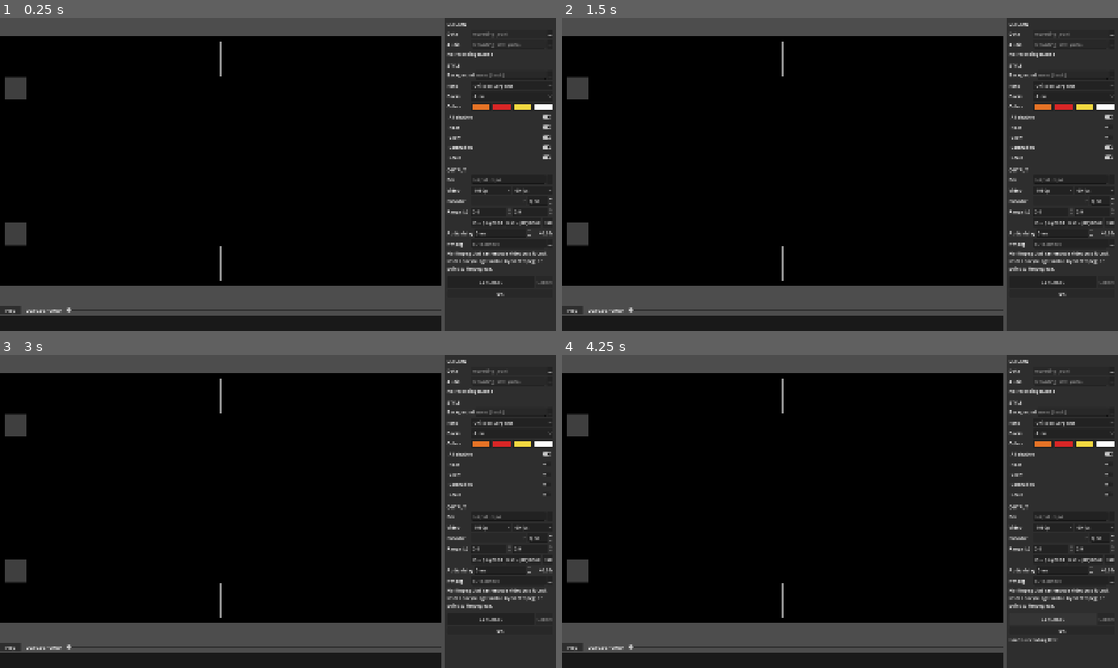
Above: before the commit, frames 1-4 (two rows, left to right).
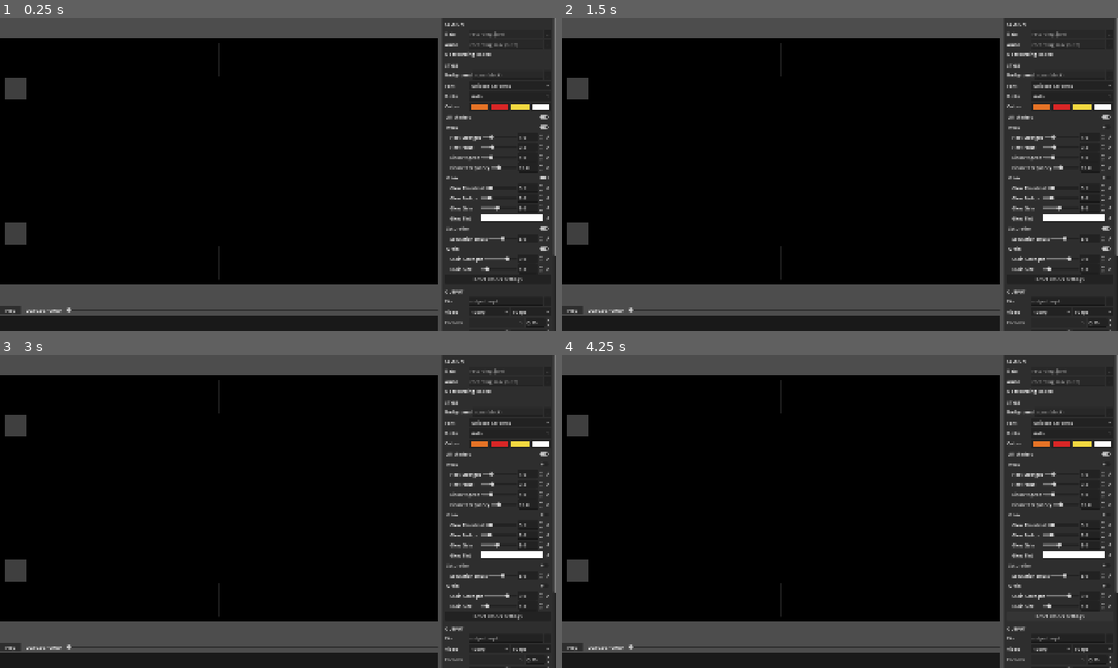
Above: after the commit, the same moments.

Repository: adufou/mix-visualizer
Game: Godot game, scene res://scenes/boot.tscn
The game is run twice, just before and just after one commit, with the same random seed, the same clock (stepped at 60 frames per second) and the same inputs. The engine's default icon, where the game draws it, is replaced by a stand-in: a white triangle on a blue panel in a dark square.
Inputs (mouse positions are in pixels of both pictures, inside the frame that each line leads up to):
- Up to frame 1 (0.25 s): no input
- Up to frame 2 (1.5 s): click "Heat" at 0.5 s; click "Glow" at 1.25 s
- Up to frame 3 (3 s): click "Saturation" at 2 s; click "Grain" at 2.75 s
- Up to frame 4 (4.25 s): click (1062, 614) at 3.5 s, where only the run after the commit has a clickable "Reset shader settings"

The runs differ from the first frame. In frame 1, 5.2% of the frame differs, in the area x 0-100%, y 0-100%; in frame 2, 5.2%; in frame 3, 5.1%; in frame 4, 5.2%.

Commit message:
feat: tune background shader params from editor sliders

Diff:
--- a/scenes/overlay.tscn
+++ b/scenes/overlay.tscn
@@ -15,10 +15,15 @@
 shader_parameter/bpm = 0.0
 shader_parameter/distort_speed = 1.0
 shader_parameter/distort_frequency = 12.0
+shader_parameter/heat_strength = 1.0
+shader_parameter/heat_pulse = 0.3
 shader_parameter/glow_threshold = 0.1
+shader_parameter/glow_radius = 3.0
+shader_parameter/glow_gain = 9.0
 shader_parameter/glow_tint = Color(1, 1, 1, 1)
 shader_parameter/saturation_boost = 8.0
 shader_parameter/grain_size = 1.6
+shader_parameter/grain_strength = 9.0
 shader_parameter/heat_enabled = true
 shader_parameter/glow_enabled = true
 shader_parameter/saturation_enabled = true
--- a/scripts/background_fx.gd
+++ b/scripts/background_fx.gd
@@ -5,7 +5,8 @@
 ## toward each new value — same smoothing approach as master_meter.gd.
 ## Also feeds the heat wobble a tempo sync (bpm, beat_phase, beat_pulse) taken
 ## from whichever deck currently dominates the mix (MixData.latest_levels).
-## Exposes per-effect and master on/off toggles for the esc menu.
+## Exposes per-effect and master on/off toggles plus per-effect tunables
+## for the editor sidebar.
 
 ## Effect name -> the shader's bool uniform gating that stage.
 const EFFECTS := {
@@ -13,6 +14,15 @@
 	"Glow": "glow_enabled",
 	"Saturation": "saturation_enabled",
 	"Grain": "grain_enabled",
+}
+
+## Effect name -> the shader's tunable uniforms shown as sliders under its
+## toggle. Floats take their slider range from the uniform's hint_range.
+const EFFECT_PARAMS := {
+	"Heat": ["heat_strength", "heat_pulse", "distort_speed", "distort_frequency"],
+	"Glow": ["glow_threshold", "glow_radius", "glow_gain", "glow_tint"],
+	"Saturation": ["saturation_boost"],
+	"Grain": ["grain_strength", "grain_size"],
 }
 
 const DECAY_SPEED := 10.0
@@ -37,11 +47,21 @@
 ## Kept so the master toggle can strip the material and put it back.
 @onready var _fx_material: ShaderMaterial = material
 var _effect_enabled := {}
+## Uniform name -> value at startup (the scene's material, else the shader's
+## own default), for the reset buttons.
+var _param_defaults := {}
 
 
 func _ready() -> void:
 	for effect in EFFECTS.keys():
 		set_effect_enabled(effect, true)
+	var shader_rid := _fx_material.shader.get_rid()
+	for params in EFFECT_PARAMS.values():
+		for param in params:
+			var value = _fx_material.get_shader_parameter(param)
+			if value == null:
+				value = RenderingServer.shader_get_parameter_default(shader_rid, param)
+			_param_defaults[param] = value
 
 
 func is_all_enabled() -> bool:
@@ -62,6 +82,27 @@
 func set_effect_enabled(effect: String, enabled: bool) -> void:
 	_effect_enabled[effect] = enabled
 	_fx_material.set_shader_parameter(EFFECTS[effect], enabled)
+
+
+func get_param(param: String) -> Variant:
+	var value = _fx_material.get_shader_parameter(param)
+	return _param_defaults[param] if value == null else value
+
+
+func get_param_default(param: String) -> Variant:
+	return _param_defaults[param]
+
+
+func set_param(param: String, value: Variant) -> void:
+	_fx_material.set_shader_parameter(param, value)
+
+
+## The shader's uniform description for `param` (type, hint, hint_string).
+func get_param_info(param: String) -> Dictionary:
+	for info in _fx_material.shader.get_shader_uniform_list():
+		if info["name"] == param:
+			return info
+	return {}
 
 
 func _process(delta: float) -> void:
--- a/scripts/editor.gd
+++ b/scripts/editor.gd
@@ -294,7 +294,8 @@
 
 
 ## One master "All shaders" switch plus one per effect in background_fx.gd's
-## EFFECTS. Per-effect switches grey out while the master is off.
+## EFFECTS, each followed by sliders for its EFFECT_PARAMS. Per-effect
+## controls grey out while the master is off.
 func _build_shader_toggles() -> void:
 	var background := _overlay.background
 	var style: Dictionary = _job["style"]
@@ -304,6 +305,7 @@
 	shader_toggles.add_child(all_toggle)
 
 	var effect_toggles: Array[CheckButton] = []
+	var param_rows: Array[Control] = []
 	for effect in background.EFFECTS.keys():
 		var toggle := CheckButton.new()
 		toggle.text = effect
@@ -315,13 +317,99 @@
 			_save())
 		shader_toggles.add_child(toggle)
 		effect_toggles.append(toggle)
+		for param in background.EFFECT_PARAMS.get(effect, []):
+			var row := _build_param_row(param)
+			shader_toggles.add_child(row)
+			param_rows.append(row)
+
+	var set_rows_enabled := func(on: bool):
+		for row in param_rows:
+			row.modulate.a = 1.0 if on else 0.4
+			row.propagate_call("set_editable", [on])
+			row.propagate_call("set_disabled", [not on])
+	var reset_all := Button.new()
+	reset_all.text = "Reset shader settings"
+	reset_all.tooltip_text = "Put every shader slider back to its default"
+	reset_all.pressed.connect(func():
+		for row in param_rows:
+			# Last child of each row is its own reset button.
+			(row.get_child(-1) as Button).pressed.emit())
+	reset_all.disabled = not all_toggle.button_pressed
+	shader_toggles.add_child(reset_all)
+	set_rows_enabled.call(all_toggle.button_pressed)
 
 	all_toggle.toggled.connect(func(on):
 		background.set_all_enabled(on)
 		style["shaders_enabled"] = on
 		for toggle in effect_toggles:
 			toggle.disabled = not on
-		_save())
+		set_rows_enabled.call(on)
+		reset_all.disabled = not on
+		_save())
+
+
+## Label, control and reset button for one shader uniform: a slider for
+## floats (range from the uniform's hint_range), a picker for colors.
+func _build_param_row(param: String) -> Control:
+	var background := _overlay.background
+	var params: Dictionary = _job["style"]["shader_params"]
+	var row := HBoxContainer.new()
+	var label := Label.new()
+	label.text = "    " + param.capitalize()
+	label.custom_minimum_size.x = 120
+	row.add_child(label)
+
+	var reset := Button.new()
+	reset.text = "↺"
+	reset.tooltip_text = "Reset to default"
+	reset.flat = true
+
+	var default = background.get_param_default(param)
+	if default is Color:
+		var picker := ColorPickerButton.new()
+		picker.color = background.get_param(param)
+		picker.edit_alpha = false
+		picker.size_flags_horizontal = Control.SIZE_EXPAND_FILL
+		picker.custom_minimum_size.y = 24
+		picker.color_changed.connect(func(color):
+			background.set_param(param, color)
+			params[param] = color.to_html(false))
+		picker.popup_closed.connect(_save)
+		row.add_child(picker)
+		reset.pressed.connect(func():
+			picker.color = default
+			background.set_param(param, default)
+			params.erase(param)
+			_save())
+	else:
+		var spin := SpinBox.new()
+		var hint := String(background.get_param_info(param).get("hint_string", "0,1,0.01")).split(",")
+		spin.min_value = float(hint[0])
+		spin.max_value = float(hint[1])
+		spin.step = float(hint[2]) if hint.size() > 2 else 0.01
+		spin.custom_arrow_step = spin.step
+		var slider := HSlider.new()
+		slider.min_value = spin.min_value
+		slider.max_value = spin.max_value
+		slider.step = spin.step
+		slider.size_flags_horizontal = Control.SIZE_EXPAND_FILL
+		slider.size_flags_vertical = Control.SIZE_SHRINK_CENTER
+		slider.value = float(background.get_param(param))
+		spin.value = slider.value
+		slider.value_changed.connect(func(value):
+			spin.set_value_no_signal(value)
+			background.set_param(param, value)
+			params[param] = value
+			_save())
+		spin.value_changed.connect(func(value): slider.value = value)
+		row.add_child(slider)
+		row.add_child(spin)
+		reset.pressed.connect(func():
+			slider.value = float(default)
+			params.erase(param)
+			_save())
+	row.add_child(reset)
+	return row
 
 
 # --- Output & Generate -------------------------------------------------------
--- a/scripts/render_job.gd
+++ b/scripts/render_job.gd
@@ -46,6 +46,9 @@
 			},
 			"shaders_enabled": true,
 			"effects": {},
+			## Shader uniform name -> value; float, or "#rrggbb" for colors.
+			## Missing = the shader's default.
+			"shader_params": {},
 		},
 		"output": {
 			"path": "",
@@ -116,6 +119,13 @@
 	var effects: Dictionary = style.get("effects", {})
 	for effect in overlay.background.EFFECTS.keys():
 		overlay.background.set_effect_enabled(effect, effects.get(effect, true))
+	var params: Dictionary = style.get("shader_params", {})
+	for effect in overlay.background.EFFECT_PARAMS.keys():
+		for param in overlay.background.EFFECT_PARAMS[effect]:
+			if not params.has(param):
+				continue
+			var default = overlay.background.get_param_default(param)
+			overlay.background.set_param(param, Color.html(params[param]) if default is Color else float(params[param]))
 	overlay.background.set_all_enabled(style.get("shaders_enabled", true))
 
 
--- a/shaders/background_fx.gdshader
+++ b/shaders/background_fx.gdshader
@@ -27,12 +27,19 @@
 uniform float beat_pulse : hint_range(0.0, 1.0) = 0.0;
 uniform float bpm = 0.0;
 
-uniform float distort_speed = 1.0;
-uniform float distort_frequency = 12.0;
-uniform float glow_threshold : hint_range(0.0, 1.0) = 0.55;
+// Tunables, exposed as sliders in the editor (see background_fx.gd's
+// EFFECT_PARAMS). Every float needs a hint_range: it sets the slider bounds.
+uniform float distort_speed : hint_range(0.0, 4.0, 0.01) = 1.0;
+uniform float distort_frequency : hint_range(1.0, 40.0, 0.1) = 12.0;
+uniform float heat_strength : hint_range(0.0, 4.0, 0.01) = 1.0;
+uniform float heat_pulse : hint_range(0.0, 1.0, 0.01) = 0.3;
+uniform float glow_threshold : hint_range(0.0, 1.0, 0.01) = 0.1;
+uniform float glow_radius : hint_range(0.5, 12.0, 0.1) = 3.0;
+uniform float glow_gain : hint_range(0.0, 20.0, 0.1) = 9.0;
 uniform vec4 glow_tint : source_color = vec4(1.0, 1.0, 1.0, 1.0);
-uniform float saturation_boost = 2.25;
-uniform float grain_size = 1.6;
+uniform float saturation_boost : hint_range(0.0, 16.0, 0.05) = 8.0;
+uniform float grain_size : hint_range(0.5, 8.0, 0.05) = 1.6;
+uniform float grain_strength : hint_range(0.0, 12.0, 0.05) = 9.0;
 
 uniform bool heat_enabled = true;
 uniform bool glow_enabled = true;
@@ -44,7 +51,7 @@
 	// back to baseline if no BPM yet.
 	float tempo_scale = bpm > 0.0 ? bpm / 120.0 : 1.0;
 	float heat_t = TIME * distort_speed * tempo_scale;
-	float heat_amp = heat_amplitude(low_intensity, beat_phase, beat_pulse);
+	float heat_amp = heat_amplitude(low_intensity, beat_phase, beat_pulse, heat_pulse) * heat_strength;
 	vec2 uv = UV;
 	if (heat_enabled) {
 		uv += heat_offset(UV, heat_amp, heat_t, distort_frequency);
@@ -54,7 +61,7 @@
 
 	// 2. Sample.
 	if (glow_enabled) {
-		col += glow(TEXTURE, uv, TEXTURE_PIXEL_SIZE, glow_threshold, glow_tint.rgb, mid_intensity);
+		col += glow(TEXTURE, uv, TEXTURE_PIXEL_SIZE, glow_threshold, glow_tint.rgb, mid_intensity, glow_radius, glow_gain);
 	}
 
 	// 3. Grade.
@@ -64,7 +71,7 @@
 
 	// 4. Overlay.
 	if (grain_enabled) {
-		col = grain(col, FRAGCOORD.xy, SCREEN_PIXEL_SIZE, TIME, grain_size, high_intensity);
+		col = grain(col, FRAGCOORD.xy, SCREEN_PIXEL_SIZE, TIME, grain_size, high_intensity, grain_strength);
 	}
 
 	COLOR = vec4(col, base.a);
Not shown, changed: shaders/fx/glow.gdshaderinc
Not shown, changed: shaders/fx/grain.gdshaderinc
Not shown, changed: shaders/fx/heat.gdshaderinc
